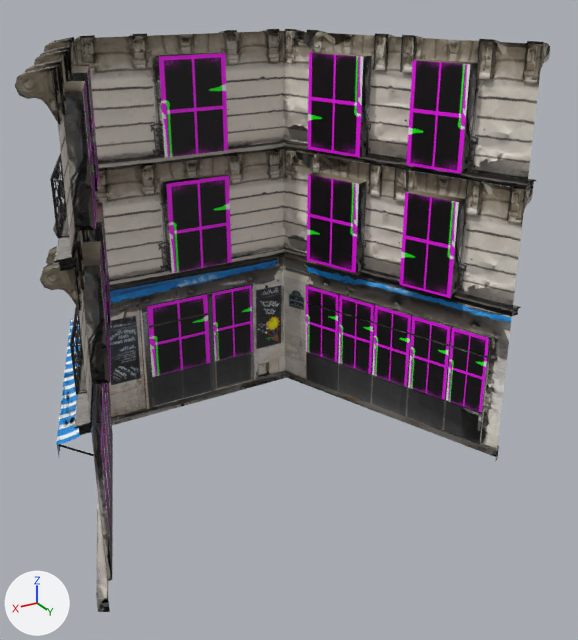
A saved change to the FBX model LD48/Assets/GraphicBank/Mesh/ENV_Glacier_02.fbx.
Camera for both pictures: a camera (50 mm lens) standing at (10.14, 19.17, 13.83) and looking at (-0.73, 1.06, 4.78). The axes (+X, +Y, +Z) are drawn at lower left. The lights are the same throughout. Where no turn or scale is listed for an object, it has been applied to the vertices. Vertices at the same position are counted once.

Names of what the first picture shows: 'ENV_Glacier_02'.
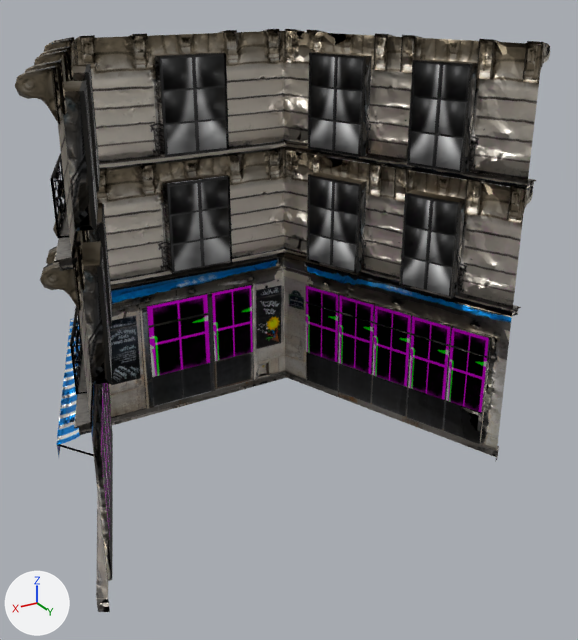
Changed parts and their boxes [x1, y1, x2, y2] in the pictures (578 x 640 px):
part 1 of me_mesh, rebuilt: before [406, 60, 470, 174]; after [407, 60, 473, 173]
part 2 of me_mesh, rebuilt (33% wider): before [100, 248, 111, 381]; after [97, 243, 112, 384]
part 3 of me_mesh, rebuilt (33% wider): before [83, 81, 97, 229]; after [79, 81, 98, 230]
part 4 of me_mesh, rebuilt (40% wider): before [102, 203, 111, 322]; after [99, 204, 112, 326]
part 5 of me_mesh, rebuilt (33% wider): before [88, 65, 99, 186]; after [85, 64, 100, 191]
part 6 of me_mesh, added: after [166, 176, 232, 274]
part 7 of me_mesh, added: after [307, 175, 361, 274]
part 8 of me_mesh, added: after [400, 193, 461, 299]
part 9 of me_mesh, added: after [159, 53, 229, 157]
part 10 of me_mesh, added: after [308, 52, 366, 157]
part 11 of me_mesh, cut back: before [159, 53, 459, 298]
part 12 of me_mesh, recoloured: [15, 29, 550, 612] in both

Patch to the scene script:
```diff
--- a/LD48/Assets/GraphicBank/Mesh/ENV_Glacier_02.fbx.py
+++ b/LD48/Assets/GraphicBank/Mesh/ENV_Glacier_02.fbx.py
@@ mat_m_glacier_001 @@
+mat_m_glacier_001 = bpy.data.materials.new('M_Glacier.001')
+# uses the picture img_env_glacier_albedo_png
+# uses the picture img_env_glacier_normal_png
@@ me_mesh @@
-me_mesh.from_pydata(...)  # 25436 vertices, 47554 faces; spans x -6.81..6.77, y -4.46..4.35, z -0.02..12.33
-me_mesh.materials.append(mat_glass)  # picture img_fakewindowsmask_png
+me_mesh.from_pydata(...)  # 26187 vertices, 48220 faces; spans x -6.81..6.77, y -4.46..4.35, z -0.02..12.33
+# me_mesh part 1: the loose piece of 9 vertices spanning x -5.19..-4.59, y 1.17..2.84, z 8.83..11.71 is rebuilt with 80 vertices and now spans x -5.3..-4.62, y 1.14..2.84, z 8.83..11.72
+# me_mesh part 2: the loose piece of 9 vertices spanning x 4.57..5.17, y 1.17..2.84, z 5.14..8.03 is rebuilt with 80 vertices and now spans x 4.55..5.23, y 1.14..2.84, z 5.11..8.0
+# me_mesh part 3: the loose piece of 9 vertices spanning x 4.57..5.17, y 1.17..2.84, z 8.83..11.71 is rebuilt with 80 vertices and now spans x 4.55..5.23, y 1.14..2.84, z 8.83..11.72
+# me_mesh part 4: the loose piece of 4 vertices spanning x 3.37..4.03, y -2.25..-0.34, z 5.14..8.03 is rebuilt with 80 vertices and now spans x 3.34..4.09, y -2.28..-0.34, z 5.11..8.0
+# me_mesh part 5: the loose piece of 4 vertices spanning x 3.37..4.03, y -2.25..-0.34, z 8.83..11.71 is rebuilt with 80 vertices and now spans x 3.34..4.09, y -2.28..-0.34, z 8.83..11.72
+# me_mesh part 6: a new loose piece of 80 vertices spanning x -1.18..0.94, y -3.44..-3.35, z 5.11..8.0
+# me_mesh part 7: a new loose piece of 80 vertices spanning x -4.17..-3.41, y -2.28..-0.34, z 5.11..8.0
+# me_mesh part 8: a new loose piece of 80 vertices spanning x -5.3..-4.62, y 1.14..2.84, z 5.11..8.0
+# me_mesh part 9: a new loose piece of 80 vertices spanning x -1.18..0.94, y -3.44..-3.35, z 8.83..11.72
+# me_mesh part 10: a new loose piece of 80 vertices spanning x -4.17..-3.41, y -2.28..-0.34, z 8.83..11.72
+# me_mesh part 11
+# 13 vertices are removed from x -5.18..3.32, y -3.58..2.84, z 5.14..11.72
+# 19 faces are deleted
+# 3 new faces join them, mat_m_glacier_001
+# me_mesh part 12: 47450 faces spanning x -6.81..6.77, y -4.46..4.35, z -0.02..12.33 switch from mat_m_glacier to mat_m_glacier_001
+me_mesh.materials.append(mat_glass_002)  # picture img_fakewindowsmask_png
+me_mesh.materials.append(mat_glass_003)  # picture img_env_windows_mask_png
```
